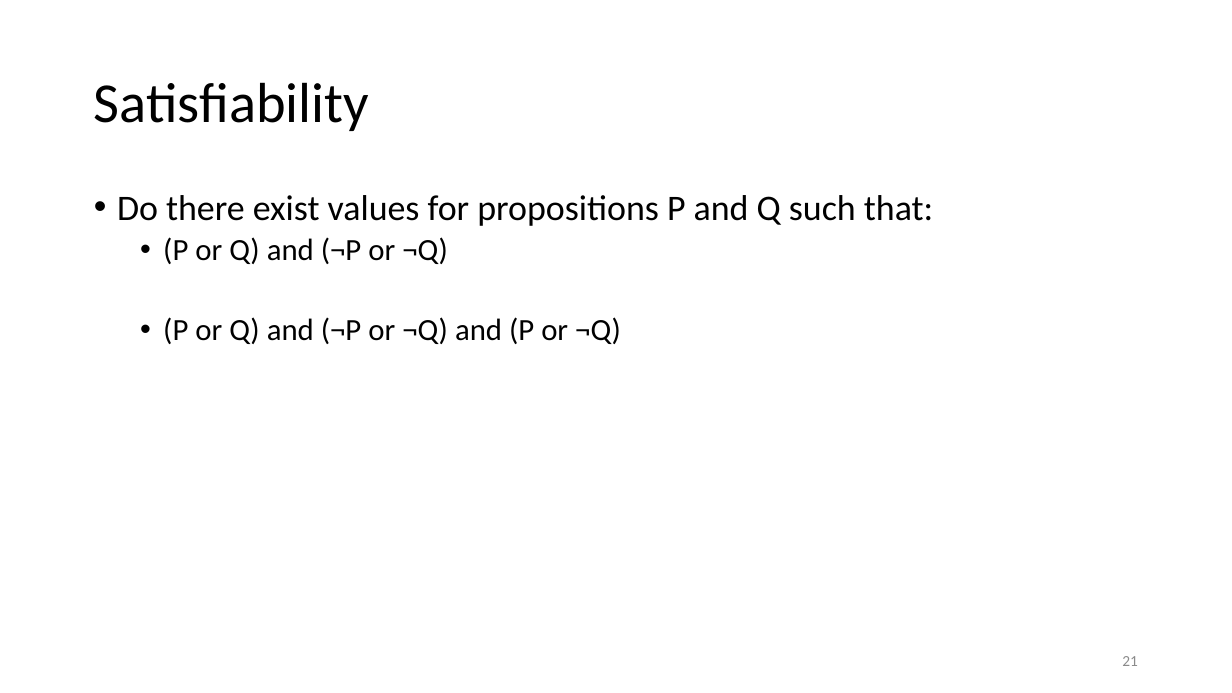
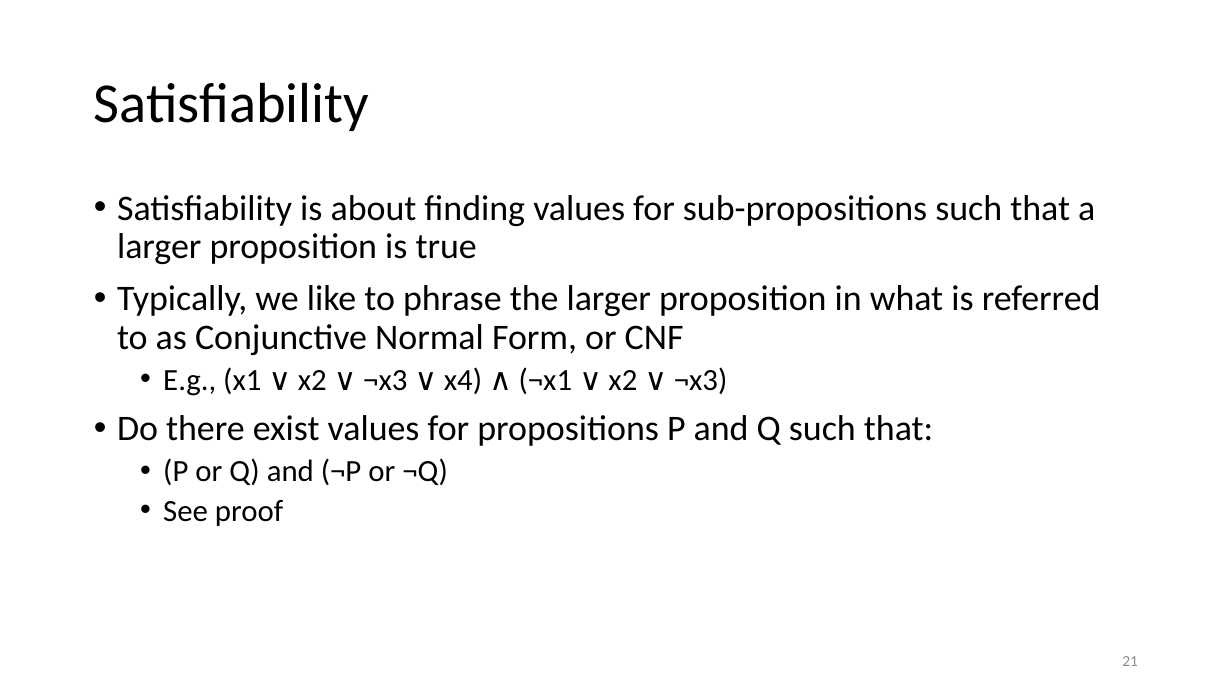
Before and after one commit to kevinsullivan/cs-dm, a slide deck: slide 21 of 11_Existential_Quantification/Exists.pptx. Drawn at 1232x693 pixels with LibreOffice and Linux fonts; fonts in the diff are those of the drawing. Boxes give left, top, right and bottom in pixels: in the first picture for what was removed or moved away, otherwise in the second. Text is boxed around its words. In the diff, an @@ line names an element or a change of style, - is before the commit and + after.

Commit message:
Added additional satisfiability material

```diff
--- a/11_Existential_Quantification/Exists.pptx
+++ b/11_Existential_Quantification/Exists.pptx
@@ text at (117, 195, 1101, 396): paragraphs added @@
+• Satisfiability is about finding values for sub-propositions such that a larger proposition is true
+• Typically, we like to phrase the larger proposition in what is referred to as Conjunctive Normal Form, or CNF
+  • E.g., (x1 ∨ x2 ∨ ¬x3 ∨ x4) ∧ (¬x1 ∨ x2 ∨ ¬x3)
@@ text at (163, 500, 283, 526): text changed @@
-  • (P or Q) and (¬P or ¬Q) and (P or ¬Q)
+  • See proof
```
Also in this commit, not shown: 3 slides added, 1 other file.
